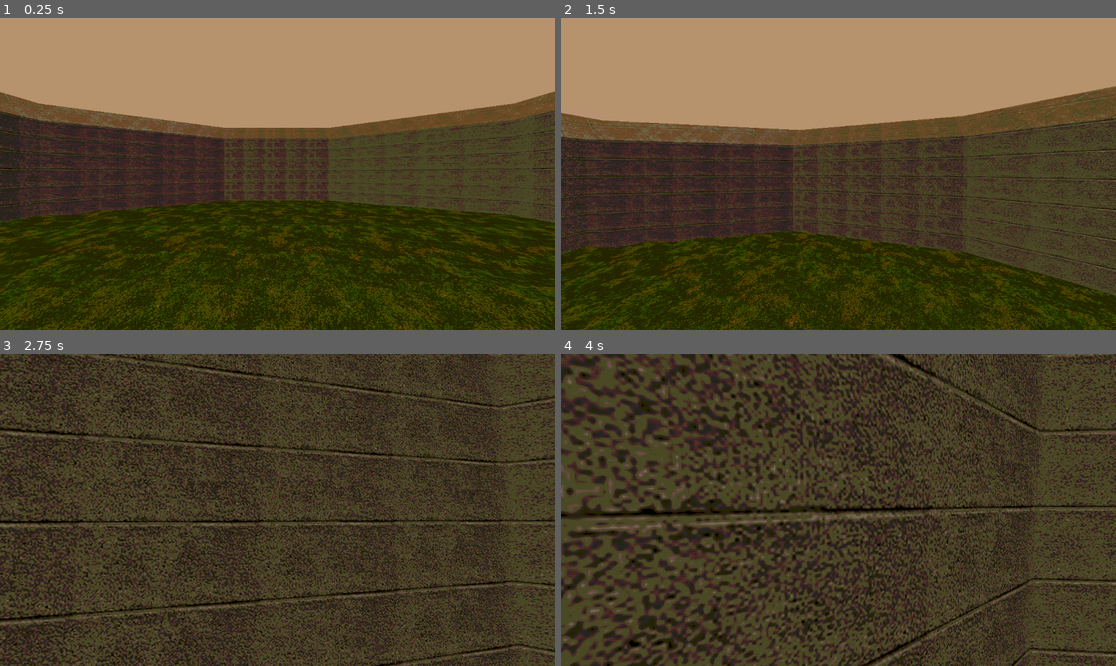
Above: before the commit, frames 1-4 (two rows, left to right).
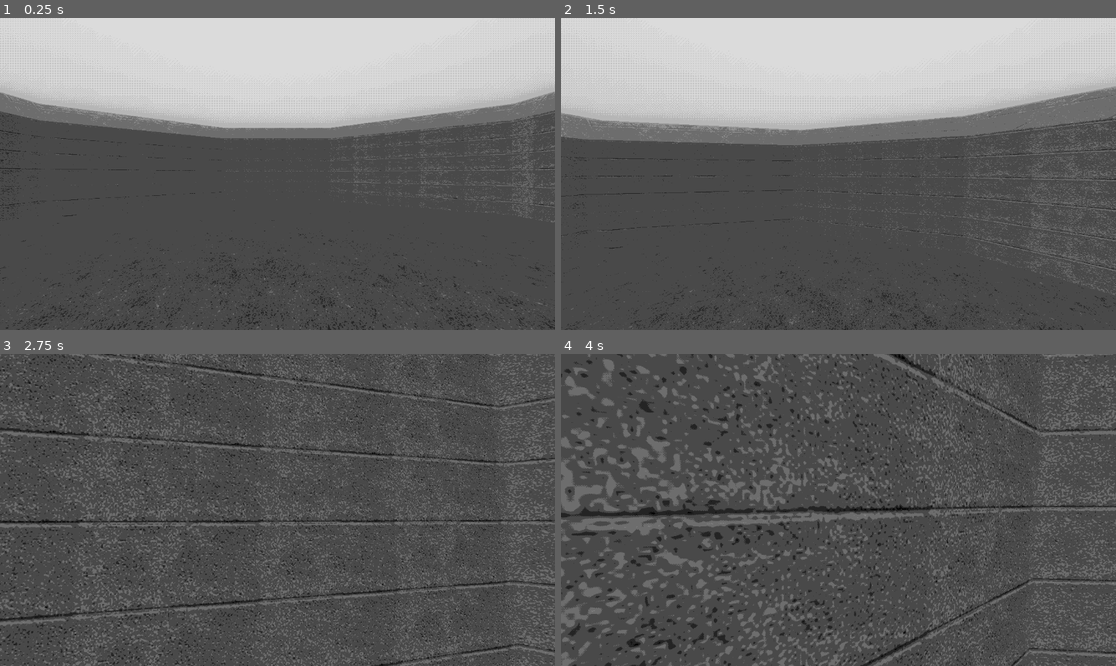
Above: after the commit, the same moments.

Repository: GamesNotFound/city-essence
Game: Godot game, scene res://scenes/game/game.tscn
Two runs of this game, one before a commit and one after it. Both use one fixed random seed, a clock stepped at 60 frames per second and the inputs below.
Inputs (mouse positions are in pixels of both pictures, inside the frame that each line leads up to):
- Up to frame 1 (0.25 s): no input
- Up to frame 2 (1.5 s): tap Enter at 0.5 s; move the mouse to (866, 174) at 0.52 s; hold W (up) from 0.53 s (still down); tap Space (jump) at 0.77 s; move the mouse to (810, 174) at 1.27 s
- Up to frame 3 (2.75 s): keep holding W (up); tap Space (jump) at 1.52 s; move the mouse to (288, 503) at 2.02 s
- Up to frame 4 (4 s): keep holding W (up); move the mouse to (832, 516) at 2.77 s; tap Space (jump) at 3.02, 3.77 s; move the mouse to (877, 513) at 3.52 s

The runs differ from the first frame. In frame 1, 100% of the frame differs, in the area x 0-100%, y 0-100%; in frame 2, 100%; in frame 3, 100%; in frame 4, 100%.

Commit message:
shader das corzinha uhul

Diff:
--- a/scenes/game/game.tscn
+++ b/scenes/game/game.tscn
@@ -1,10 +1,11 @@
-[gd_scene load_steps=11 format=3 uid="uid://dro4t7ckgqb0g"]
+[gd_scene load_steps=13 format=3 uid="uid://dro4t7ckgqb0g"]
 
 [ext_resource type="Script" path="res://scenes/game/game.gd" id="1_i65mk"]
 [ext_resource type="Shader" path="res://shader/psx_dither.gdshader" id="1_xqin5"]
 [ext_resource type="Shader" path="res://shader/psx_fade.gdshader" id="2_tsjj2"]
 [ext_resource type="PackedScene" uid="uid://bcyppxojr31wb" path="res://scenes/levels/test.tscn" id="3_t5fk6"]
 [ext_resource type="PackedScene" uid="uid://bp46t2ugcyb41" path="res://scenes/player/player.tscn" id="4_3bajd"]
+[ext_resource type="Shader" path="res://shader/colors.gdshader" id="4_t718e"]
 
 [sub_resource type="ShaderMaterial" id="ShaderMaterial_gyct1"]
 shader = ExtResource("1_xqin5")
@@ -16,8 +17,14 @@
 shader_parameter/alpha = 20
 shader_parameter/fadeToWhite = false
 
+[sub_resource type="ShaderMaterial" id="ShaderMaterial_xwpnh"]
+shader = ExtResource("4_t718e")
+shader_parameter/min_range = 0.763
+shader_parameter/max_range = 1.0
+
 [sub_resource type="ProceduralSkyMaterial" id="ProceduralSkyMaterial_kr5gx"]
-sky_top_color = Color(0.755934, 0.658253, 0.467821, 1)
+sky_top_color = Color(0.704325, 0.780985, 0.972669, 1)
+sky_curve = 3.05894
 
 [sub_resource type="Sky" id="Sky_3i0em"]
 sky_material = SubResource("ProceduralSkyMaterial_kr5gx")
@@ -25,12 +32,17 @@
 [sub_resource type="Environment" id="Environment_cvihh"]
 background_mode = 2
 sky = SubResource("Sky_3i0em")
+ambient_light_source = 3
+reflected_light_source = 2
 ssr_enabled = true
 ssao_enabled = true
 ssao_radius = 3.33
 ssao_intensity = 5.42
 ssil_enabled = true
 sdfgi_enabled = true
+glow_enabled = true
+glow_intensity = 0.72
+glow_bloom = 0.41
 
 [node name="Game" type="Node"]
 script = ExtResource("1_i65mk")
@@ -67,9 +79,23 @@
 size = Vector2i(1152, 648)
 render_target_update_mode = 4
 
-[node name="Test" parent="DitheringContainer/DitheringViewport/FadeOutContainer/SubViewport" instance=ExtResource("3_t5fk6")]
+[node name="SubViewportContainer" type="SubViewportContainer" parent="DitheringContainer/DitheringViewport/FadeOutContainer/SubViewport"]
+material = SubResource("ShaderMaterial_xwpnh")
+anchors_preset = 15
+anchor_right = 1.0
+anchor_bottom = 1.0
+grow_horizontal = 2
+grow_vertical = 2
+stretch = true
 
-[node name="Player" parent="DitheringContainer/DitheringViewport/FadeOutContainer/SubViewport/Test" instance=ExtResource("4_3bajd")]
+[node name="SubViewport" type="SubViewport" parent="DitheringContainer/DitheringViewport/FadeOutContainer/SubViewport/SubViewportContainer"]
+handle_input_locally = false
+size = Vector2i(1152, 648)
+render_target_update_mode = 4
 
-[node name="WorldEnvironment" type="WorldEnvironment" parent="DitheringContainer/DitheringViewport/FadeOutContainer/SubViewport"]
+[node name="Test" parent="DitheringContainer/DitheringViewport/FadeOutContainer/SubViewport/SubViewportContainer/SubViewport" instance=ExtResource("3_t5fk6")]
+
+[node name="Player" parent="DitheringContainer/DitheringViewport/FadeOutContainer/SubViewport/SubViewportContainer/SubViewport/Test" instance=ExtResource("4_3bajd")]
+
+[node name="WorldEnvironment" type="WorldEnvironment" parent="DitheringContainer/DitheringViewport/FadeOutContainer/SubViewport/SubViewportContainer/SubViewport"]
 environment = SubResource("Environment_cvihh")
--- a/scenes/levels/test.tscn
+++ b/scenes/levels/test.tscn
@@ -1,8 +1,15 @@
-[gd_scene load_steps=2 format=3 uid="uid://bcyppxojr31wb"]
+[gd_scene load_steps=3 format=3 uid="uid://bcyppxojr31wb"]
 
 [ext_resource type="PackedScene" uid="uid://btvyrwfil0sy6" path="res://models/test_map.tscn" id="1_d6er8"]
+[ext_resource type="Texture2D" uid="uid://emeabnlfimgg" path="res://textures/decal_texture.png" id="2_t7k6o"]
 
 [node name="Test" type="Node3D"]
 
 [node name="test-map" parent="." instance=ExtResource("1_d6er8")]
 transform = Transform3D(1, 0, 0, 0, 1, 0, 0, 0, 1, -0.0248526, 0, -0.0454929)
+
+[node name="Decal" type="Decal" parent="."]
+transform = Transform3D(1, 0, 0, 0, 0.0916754, -0.995789, 0, 0.995789, 0.0916754, 0.140827, 1.71163, -7.55956)
+size = Vector3(2, 2, 1.73779)
+texture_albedo = ExtResource("2_t7k6o")
+modulate = Color(0.887318, 0, 0.330959, 1)
--- a/scenes/player/player.tscn
+++ b/scenes/player/player.tscn
@@ -24,4 +24,5 @@
 transform = Transform3D(1, 0, 0, 0, 1, 0, 0, 0, 1, 0, 1.45049, 0)
 
 [node name="Camera3D" type="Camera3D" parent="Head"]
+current = true
 fov = 90.0
--- /dev/null
+++ b/shader/colors.gdshader
@@ -0,0 +1,39 @@
+shader_type canvas_item;
+
+uniform float min_range : hint_range(0, 1) = 0;
+uniform float max_range : hint_range(0, 1) = 1;
+
+vec3 rgb2hsv(vec3 c) {
+    float c_max = max(max(c.r, c.g), c.b);
+    float c_min = min(min(c.r, c.g), c.b);
+    float delta = c_max - c_min;
+
+    float h = 0.0;
+    if (delta > 0.0) {
+        if (c_max == c.r) {
+            h = mod((c.g - c.b) / delta, 6.0);
+        } else if (c_max == c.g) {
+            h = ((c.b - c.r) / delta) + 2.0;
+        } else {
+            h = ((c.r - c.g) / delta) + 4.0;
+        }
+        h /= 6.0;
+    }
+
+    float s = (c_max > 0.0) ? delta / c_max : 0.0;
+    float v = c_max;
+
+    return vec3(h, s, v);
+}
+
+void fragment() {
+    vec4 color = texture(TEXTURE, UV);
+
+	vec3 hsv = rgb2hsv(color.rgb);
+	if (hsv.x >= min_range && hsv.x <= max_range) {
+		COLOR = vec4(color.rgb, color.a);
+	} else {
+	    float gray = dot(color.rgb, vec3(0.299, 0.587, 0.114));
+		COLOR = vec4(vec3(gray), color.a);
+	}
+}
Binary file added: textures/decal_texture.png
Not shown, added: textures/decal_texture.png.import
